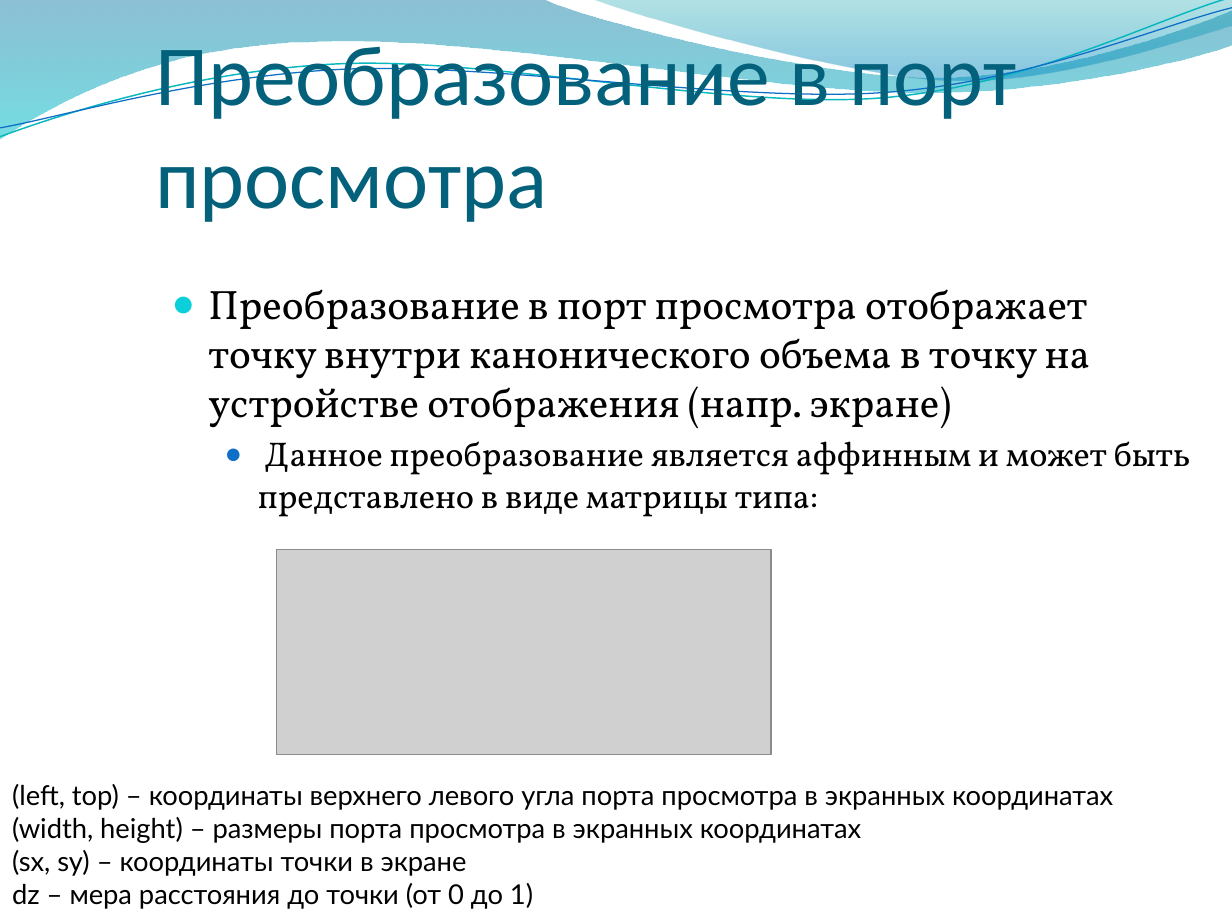
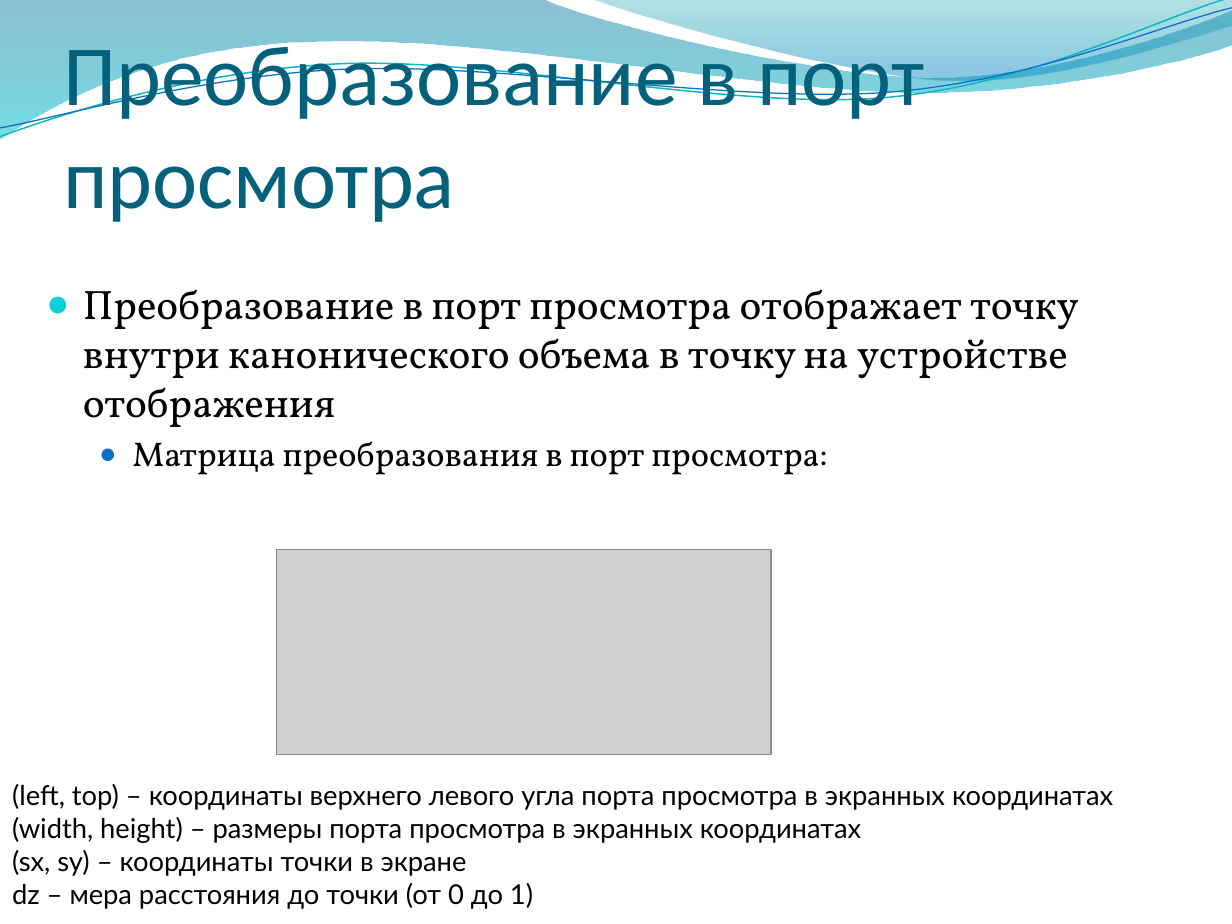
Before and after one commit to alexey-malov/cg-course, a slide deck: slide 149 of lectures/03 - Векторный анализ, трансформации и матрицы.pptx. Drawn at 1232x924 pixels with LibreOffice and Linux fonts; fonts in the diff are those of the drawing; grey boxes stand for pictures; background and template pictures are left out. Boxes give left, top, right and bottom in pixels: in the first picture for what was removed or moved away, otherwise in the second. Text is boxed around its words. In the diff, an @@ line names an element or a change of style, - is before the commit and + after.

Commit message:
Обновил презентацию по матрицам и векторам

```diff
--- a/lectures/03 - Векторный анализ, трансформации и матрицы.pptx
+++ b/lectures/03 - Векторный анализ, трансформации и матрицы.pptx
@@ title "Преобразование в порт просмотра": place and size @@
-title "Преобразование в порт просмотра" at (155,35,1017,222)
+title "Преобразование в порт просмотра" at (63,35,925,222)
@@ text at (83,289,1079,475): text changed @@
-● Преобразование в порт просмотра отображает точку внутри канонического объема в точку на устройстве отображения (напр. экране)
-  ● Данное преобразование является аффинным и может быть представлено в виде матрицы типа:
+● Преобразование в порт просмотра отображает точку внутри канонического объема в точку на устройстве отображения
+  ● Матрица преобразования в порт просмотра:
```
Also in this commit, not shown: 19 other slides changed, 1 slide removed.
